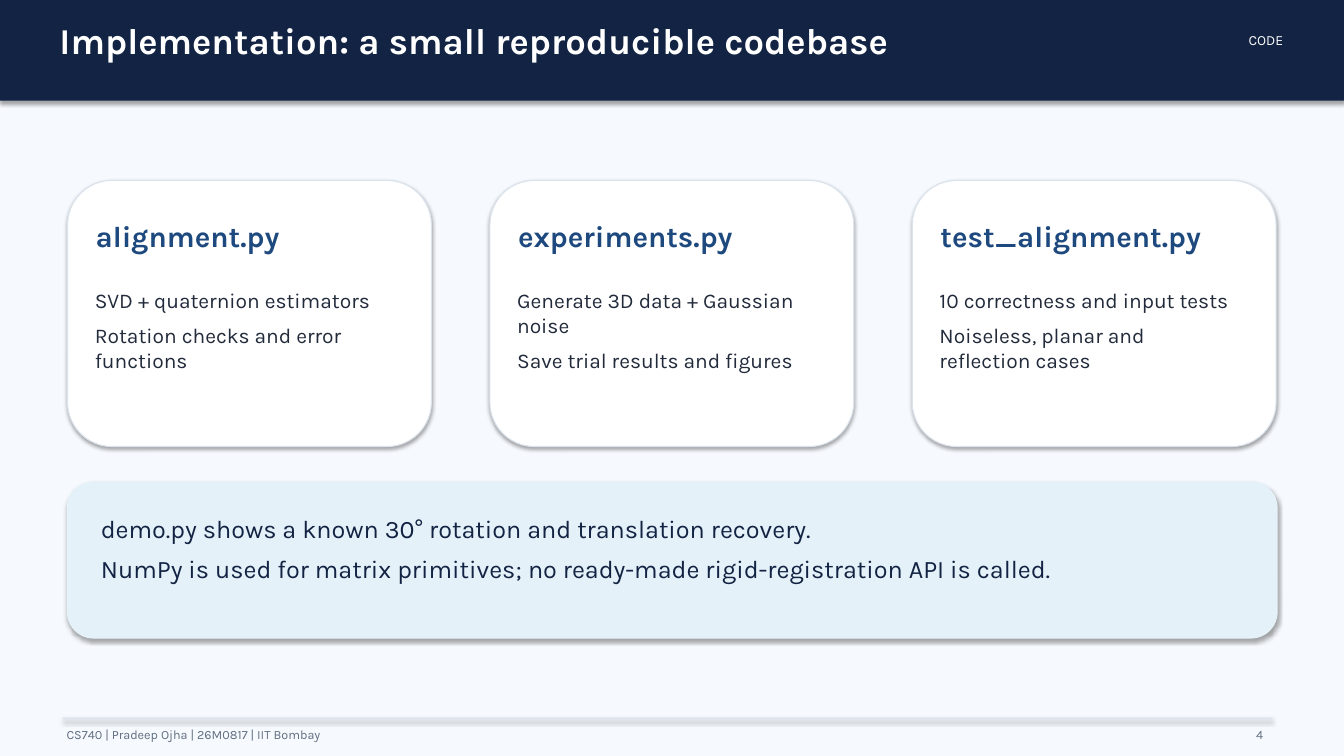
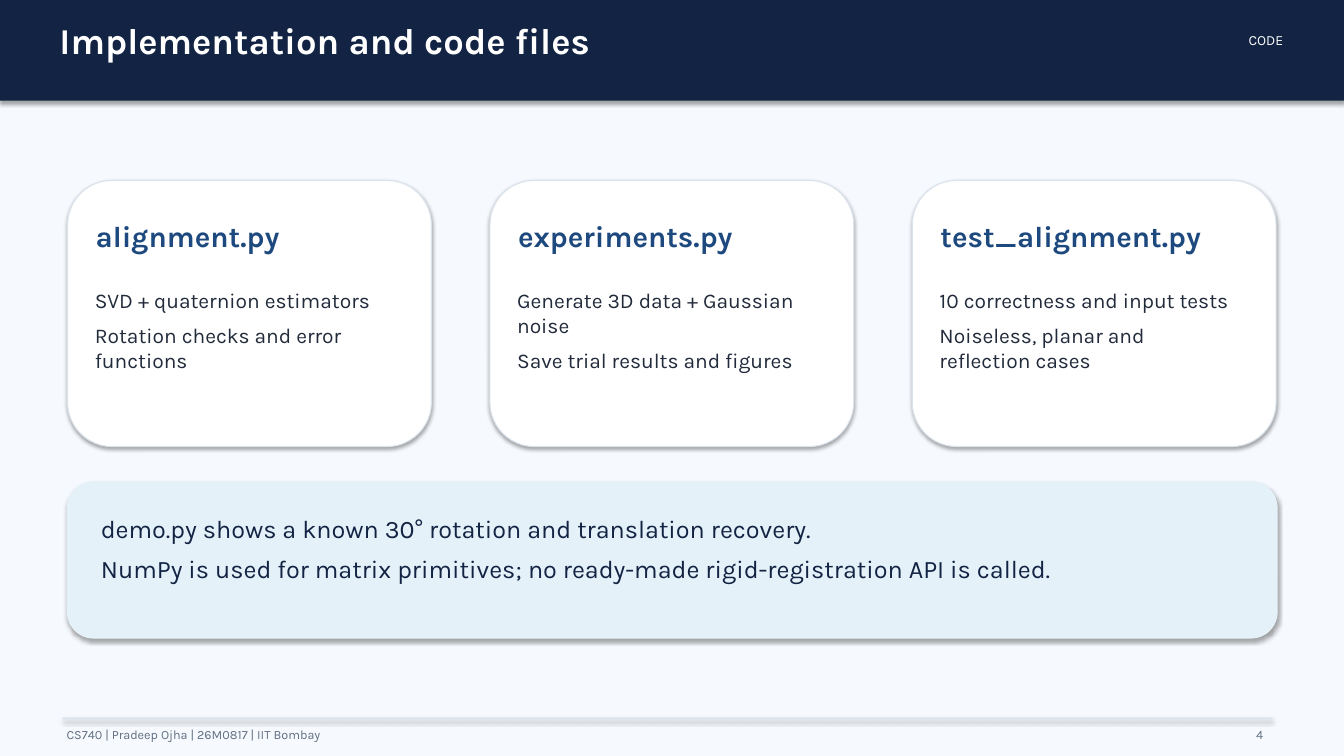
Before and after one commit to pradeepojha-dev/CS740-3D-Rigid-Alignment, a slide deck: slide 4 of CS740_Presentation_26M0817.pptx. Drawn at 1344x756 pixels with LibreOffice and Linux fonts; fonts in the diff are those of the drawing. Boxes give left, top, right and bottom in pixels: in the first picture for what was removed or moved away, otherwise in the second. Text is boxed around its words. In the diff, an @@ line names an element or a change of style, - is before the commit and + after.

```diff
--- a/CS740_Presentation_26M0817.pptx
+++ b/CS740_Presentation_26M0817.pptx
@@ text at (x1=59, y1=28, x2=590, y2=63): text changed @@
-Implementation: a small reproducible codebase
+Implementation and code files
```
Also in this commit, not shown: 2 other slides changed, 1 other file.
